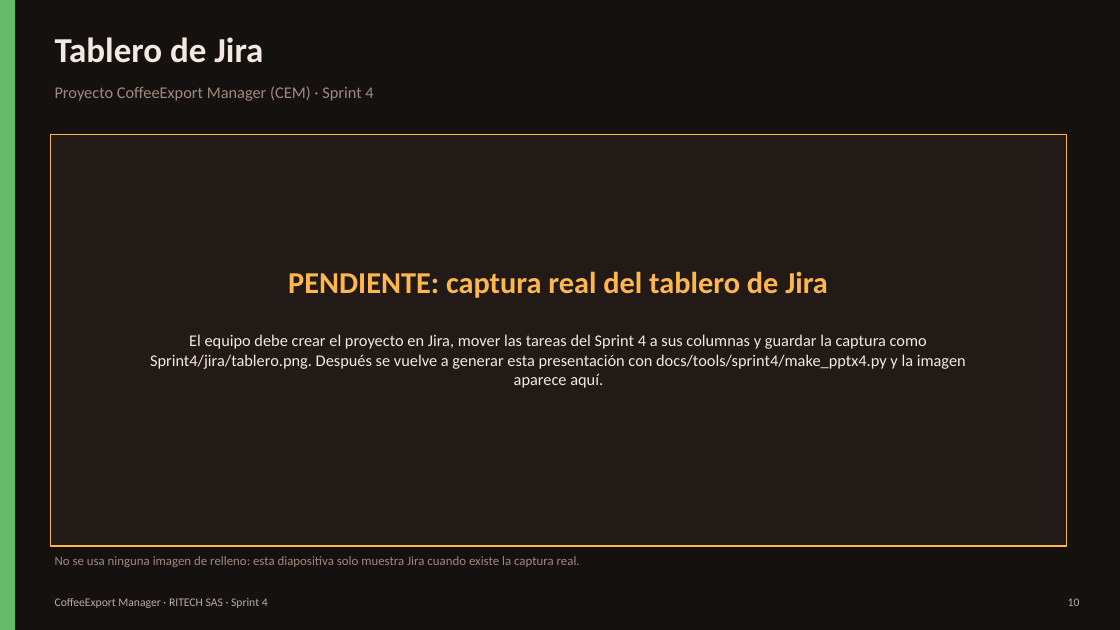
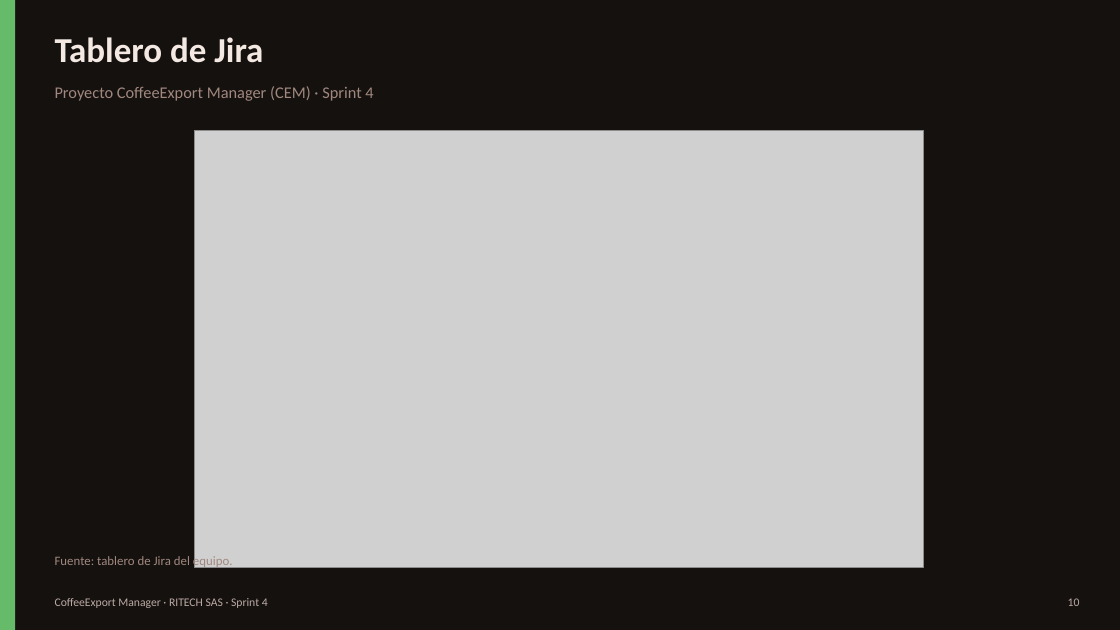
Before and after one commit to MarioZaMu/coffeeexport-manager, a slide deck: slide 10 of docs/sprint4/CoffeeExport_Manager_Sprint4.pptx. Drawn at 1120x630 pixels with LibreOffice and Linux fonts; fonts in the diff are those of the drawing; grey boxes stand for pictures. Boxes give left, top, right and bottom in pixels: in the first picture for what was removed or moved away, otherwise in the second. Text is boxed around its words. In the diff, an @@ line names an element or a change of style, - is before the commit and + after.

Commit message:
Capturas reales del tablero de Jira y del pipeline; documento y presentación finales
- Diapositiva 10 con la captura real del tablero (Sprint 4: 10 tareas finalizadas, 1 en revisión, 1 por hacer)
- Captura de la ejecución verde de GitHub Actions
- Evidencias guardadas en docs/sprint4/evidencia

```diff
--- a/docs/sprint4/CoffeeExport_Manager_Sprint4.pptx
+++ b/docs/sprint4/CoffeeExport_Manager_Sprint4.pptx
@@ rectangle removed at box(50, 134, 1067, 546) @@
@@ picture added at box(194, 130, 923, 567) @@
@@ text removed at box(150, 334, 966, 388) @@
-El equipo debe crear el proyecto en Jira, mover las tareas del Sprint 4 a sus columnas y guardar la captura como Sprint4/jira/tablero.png. Después se vuelve a generar esta presentación con docs/tools/sprint4/make_pptx4.py y la imagen aparece aquí.
@@ text at box(55, 554, 233, 569): text changed; size 26 to 11 pt; text colour #FFB74D to #A1887F; bold off @@
-PENDIENTE: captura real del tablero de Jira
+Fuente: tablero de Jira del equipo.
@@ text removed at box(55, 556, 580, 567) @@
-No se usa ninguna imagen de relleno: esta diapositiva solo muestra Jira cuando existe la captura real.
```
Also in this commit, not shown: 3 other files.
